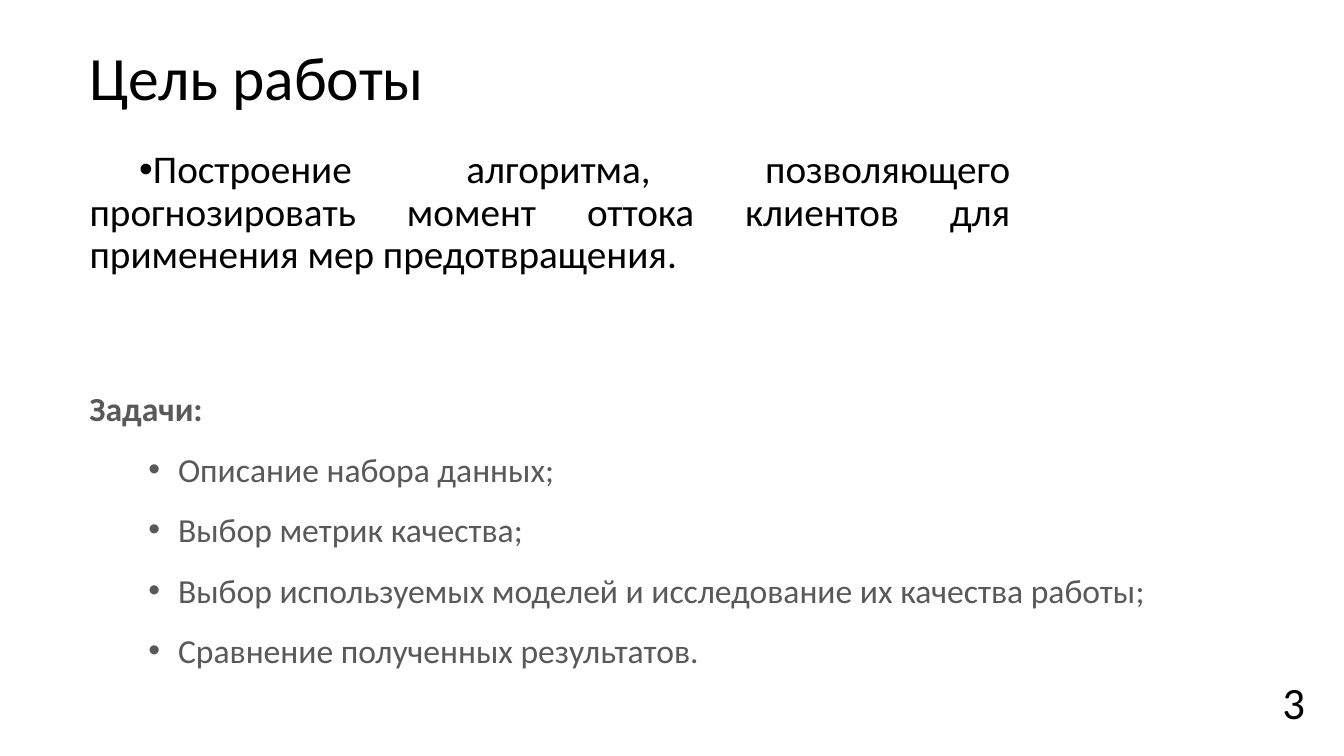
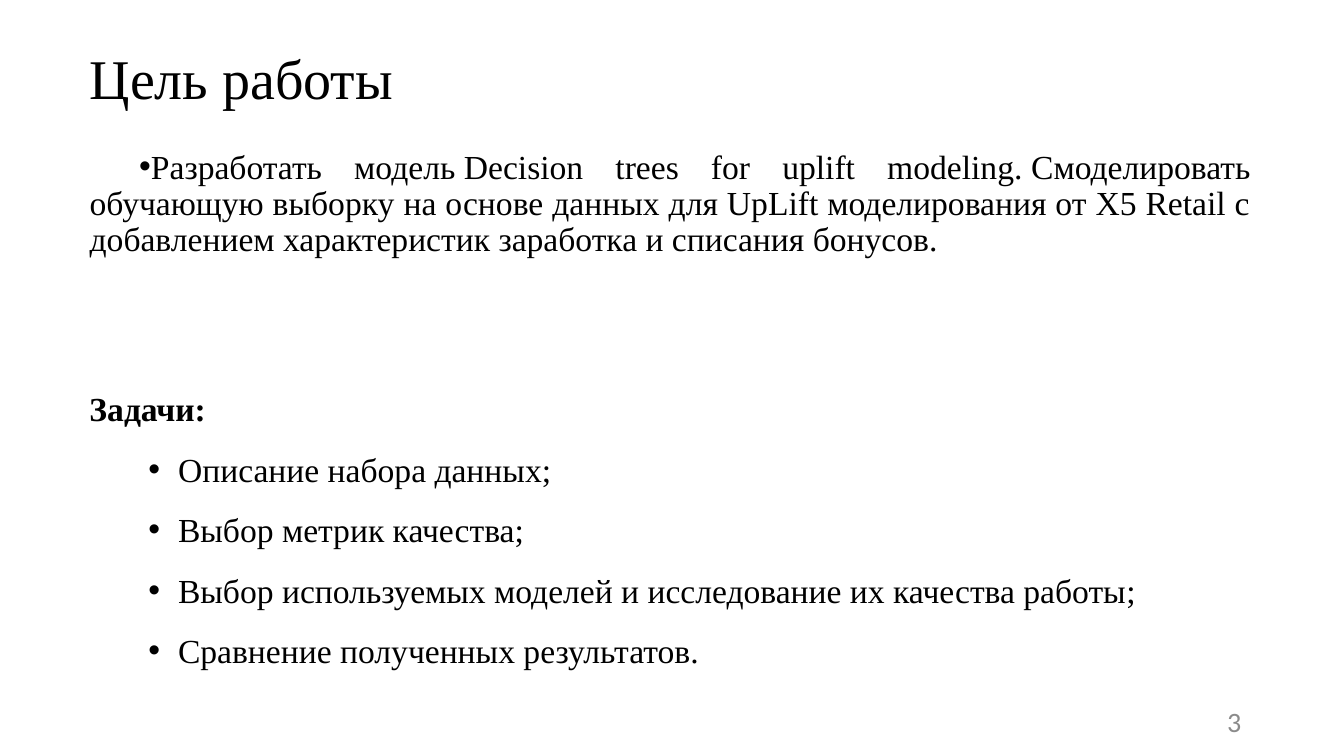
Before and after one commit to JacKira/MastersDegree, a slide deck: slide 3 of Отчет_3_сем/speech.pptx. Drawn at 1344x756 pixels with LibreOffice and Linux fonts; fonts in the diff are those of the drawing. Boxes give left, top, right and bottom in pixels: in the first picture for what was removed or moved away, otherwise in the second. Text is boxed around its words. In the diff, an @@ line names an element or a change of style, - is before the commit and + after.

```diff
--- a/Отчет_3_сем/speech.pptx
+++ b/Отчет_3_сем/speech.pptx
@@ title "Цель работы" at (90, 59, 393, 109): size 44 to 40 pt, font Calibri to Times New Roman @@
@@ text at (90, 155, 1250, 258): text changed; size 28 to 24 pt; font Calibri to Times New Roman @@
-• Построение алгоритма, позволяющего прогнозировать момент оттока клиентов для применения мер предотвращения.
+• Разработать модель Decision trees for uplift modeling. Смоделировать обучающую выборку на основе данных для UpLift моделирования от X5 Retail с добавлением характеристик заработка и списания бонусов.
@@ text "Задачи:" at (89, 398, 1135, 670): font Calibri to Times New Roman, text colour #595959 to #000000 @@
@@ page number: place and size @@
-page number at (1282, 690, 1305, 720)
+page number at (1227, 714, 1241, 732)
@@ page number at (1227, 714, 1241, 732): size 32 to 20 pt, text colour #000000 to #8C8C8C @@
```
Also in this commit, not shown: 2 other slides changed, 10 slides added, 1 slide removed, 1 other file.
